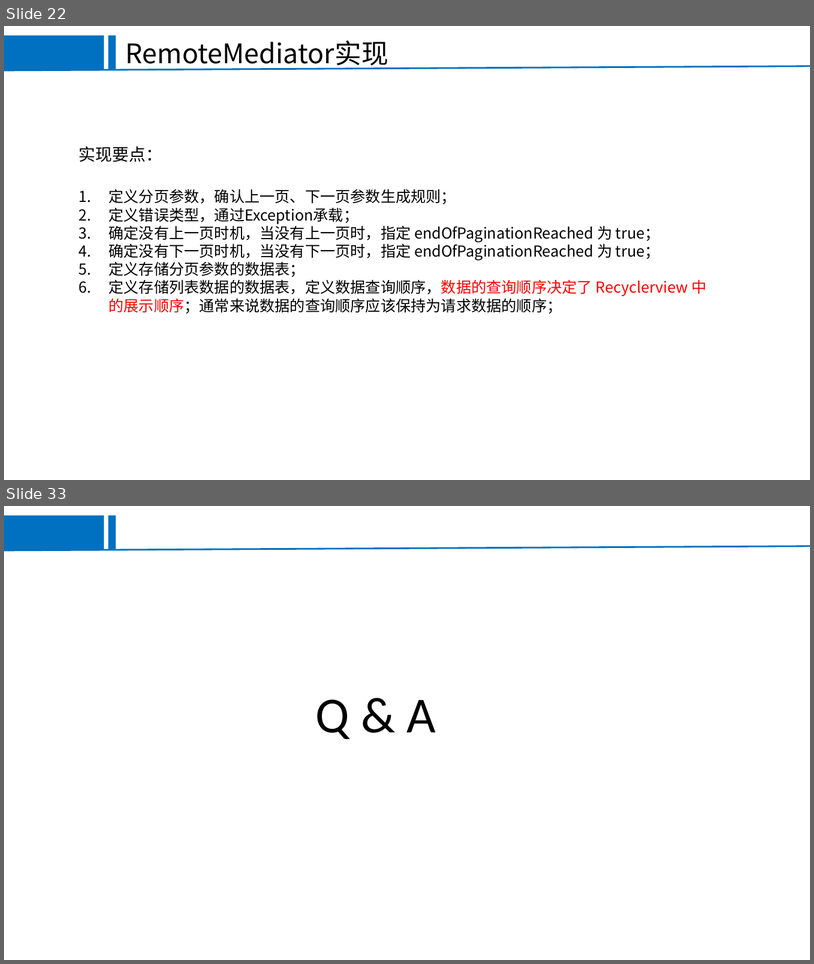
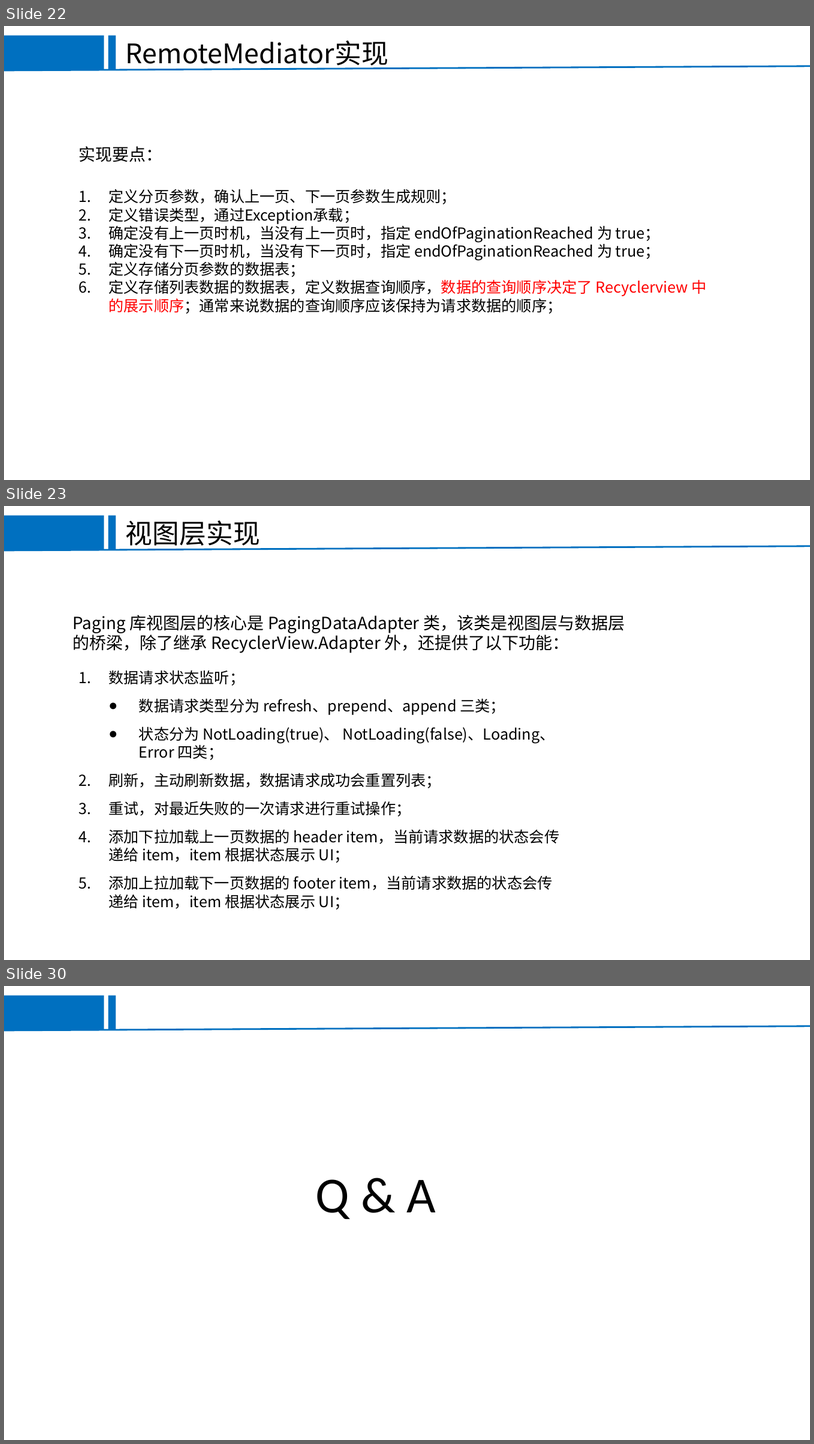
Before and after one commit to EricHyh/KtDemoCollection, a slide deck: paging3demo/Paging.ppt. Shown one above the other, each under a label of ours: slides 22 and 33 before the commit, slides 22, 23 and 30 after it; the slides between them are not shown. The pictures are 814x964 and 814x1444 pixels, drawn with LibreOffice and Linux fonts; fonts in the diff are those of the drawing; background and template pictures are left out. Boxes give left, top, right and bottom in pixels: in the first picture for what was removed or moved away, otherwise in the second. Text is boxed around its words. In the diff, an @@ line names an element or a change of style, - is before the commit and + after.

```diff
--- a/paging3demo/Paging.ppt
+++ b/paging3demo/Paging.ppt
@@ slide 23 added at (4, 506, 810, 960), background #FFFFFF; not listed: 3 template elements that a slide beside it also shows @@
@@ text added at (126, 520, 260, 550), 32 pt, text #000000 @@
+视图层实现
@@ text added at (72, 615, 625, 653), 20 pt, text #000000 @@
+Paging 库视图层的核心是 PagingDataAdapter 类，该类是视图层与数据层的桥梁，除了继承 RecyclerView.Adapter 外，还提供了以下功能：
@@ text added at (108, 670, 560, 909), 18 pt, text #000000 @@
+1. 数据请求状态监听；
+  ● 数据请求类型分为 refresh、prepend、append 三类；
+  ● 状态分为 NotLoading(true)、 NotLoading(false)、Loading、Error 四类；
+2. 刷新，主动刷新数据，数据请求成功会重置列表；
+3. 重试，对最近失败的一次请求进行重试操作；
+4. 添加下拉加载上一页数据的 header item，当前请求数据的状态会传递给 item，item 根据状态展示 UI；
+5. 添加上拉加载下一页数据的 footer item，当前请求数据的状态会传递给 item，item 根据状态展示 UI；
@@ what was slide 33 is now slide 30 @@
```
Also in this commit, not shown: 5 slides changed, 5 other slides added, 9 slides removed, 4 other files.
